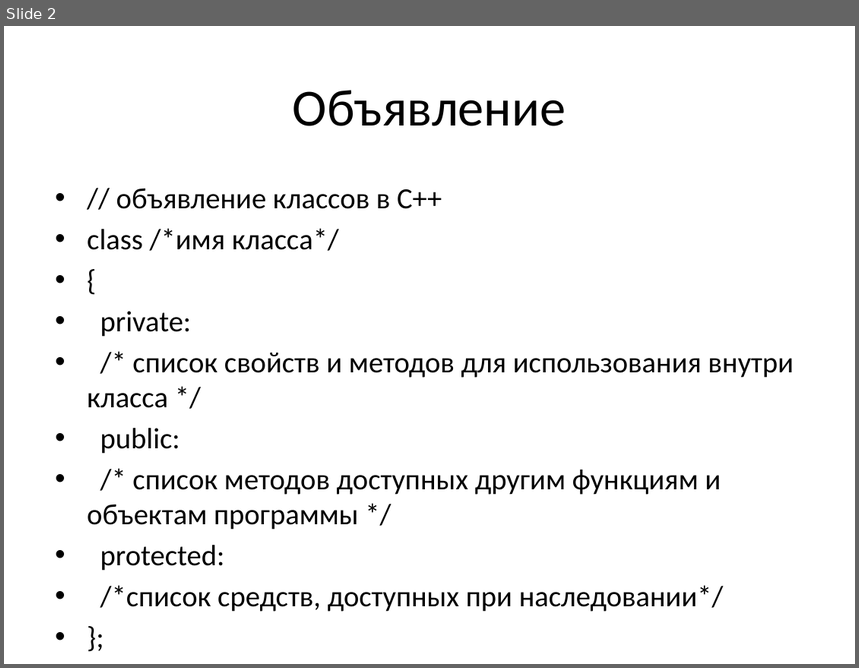
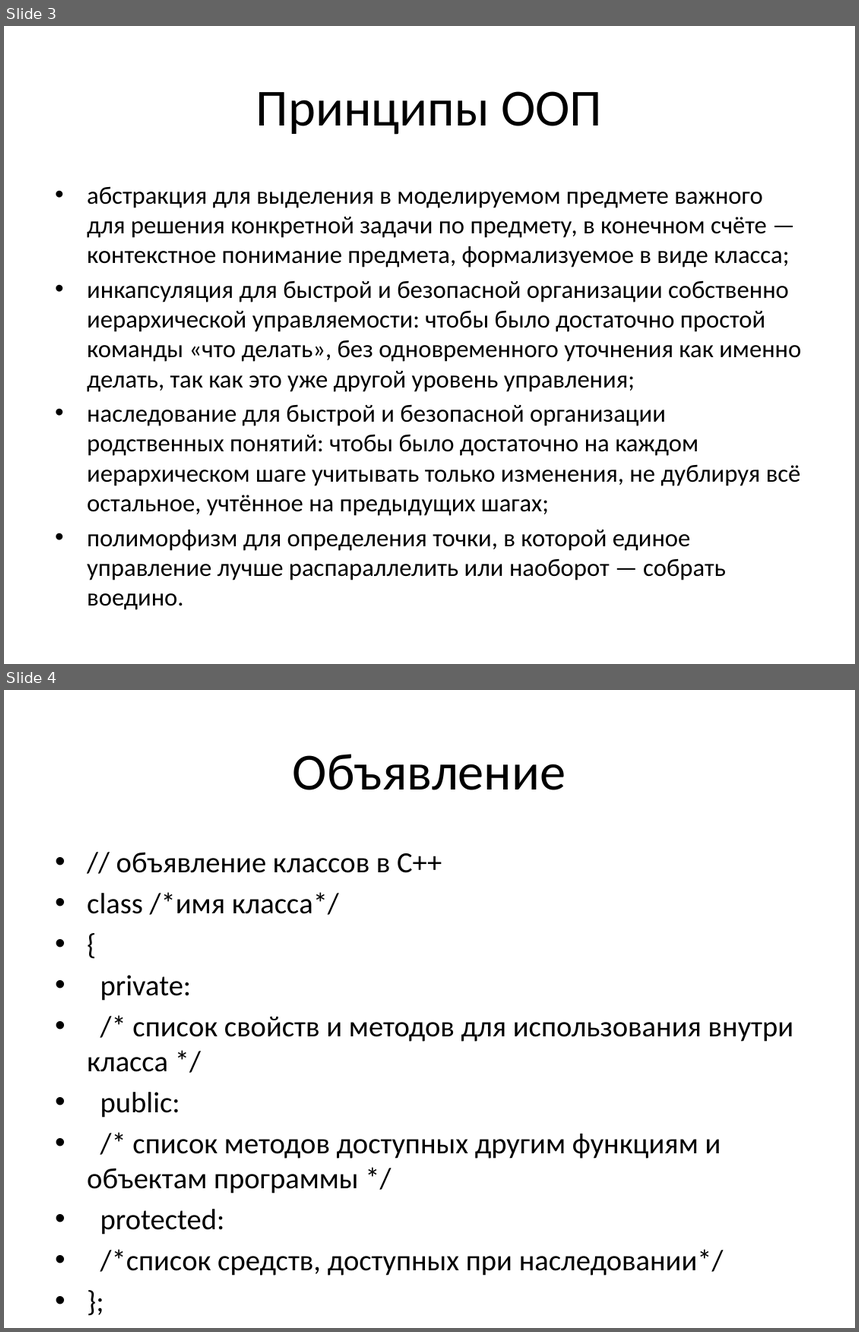
Before and after one commit to LebedevIlyaG/3819, a slide deck: C++ шпаргалка.pptx. Shown one above the other, each under a label of ours: slide 2 before the commit, slides 3 and 4 after it. The pictures are 859x668 and 859x1332 pixels, drawn with LibreOffice and Linux fonts; fonts in the diff are those of the drawing. Boxes give left, top, right and bottom in pixels: in the first picture for what was removed or moved away, otherwise in the second. Text is boxed around its words. In the diff, an @@ line names an element or a change of style, - is before the commit and + after.

```diff
--- a/C++ шпаргалка.pptx
+++ b/C++ шпаргалка.pptx
@@ slide 3 added at [4, 26, 855, 664], background #FFFFFF @@
@@ title added at [256, 91, 602, 135], 44 pt, text #000000 @@
+Принципы ООП
@@ text added at [87, 186, 801, 581], 21 pt, text #000000 @@
+• абстракция для выделения в моделируемом предмете важного для решения конкретной задачи по предмету, в конечном счёте — контекстное понимание предмета, формализуемое в виде класса;
+• инкапсуляция для быстрой и безопасной организации собственно иерархической управляемости: чтобы было достаточно простой команды «что делать», без одновременного уточнения как именно делать, так как это уже другой уровень управления;
+• наследование для быстрой и безопасной организации родственных понятий: чтобы было достаточно на каждом иерархическом шаге учитывать только изменения, не дублируя всё остальное, учтённое на предыдущих шагах;
+• полиморфизм для определения точки, в которой единое управление лучше распараллелить или наоборот — собрать воедино.
@@ what was slide 2 is now slide 4 @@
```
Also in this commit, not shown: 1 other slide added.
